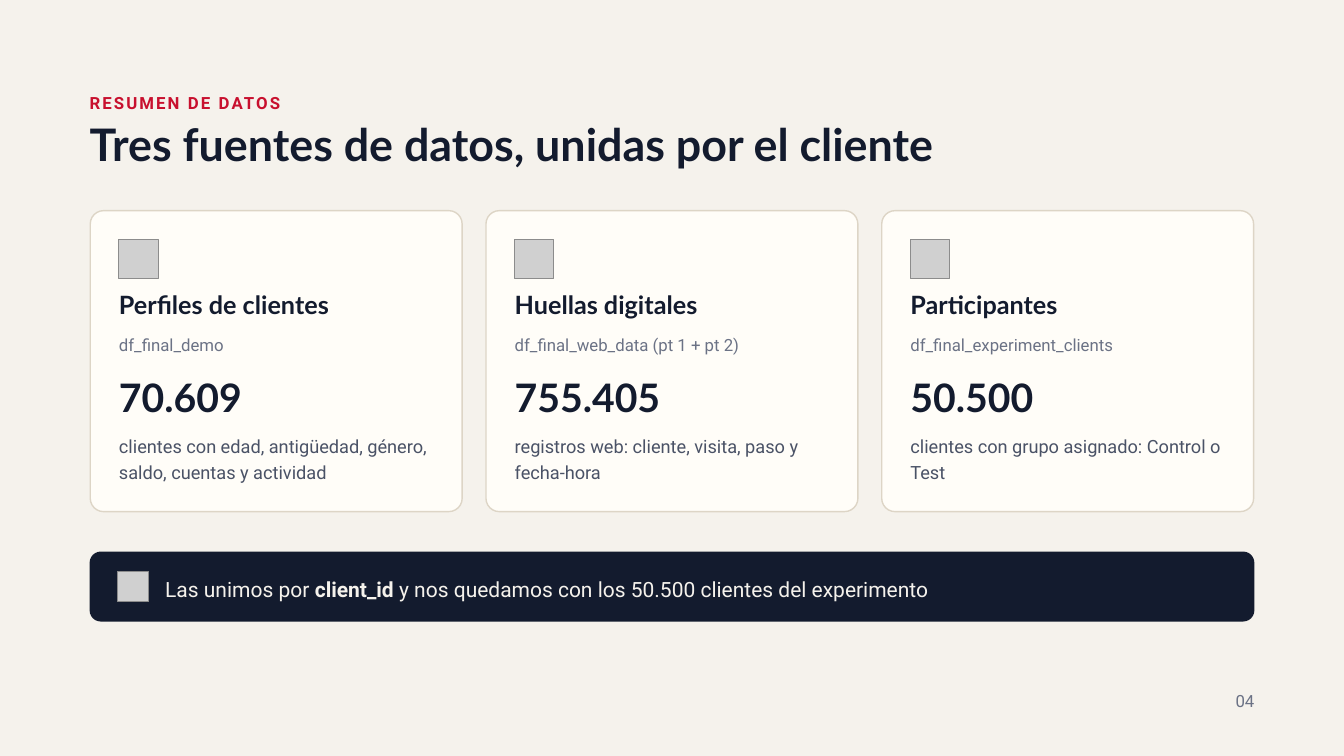
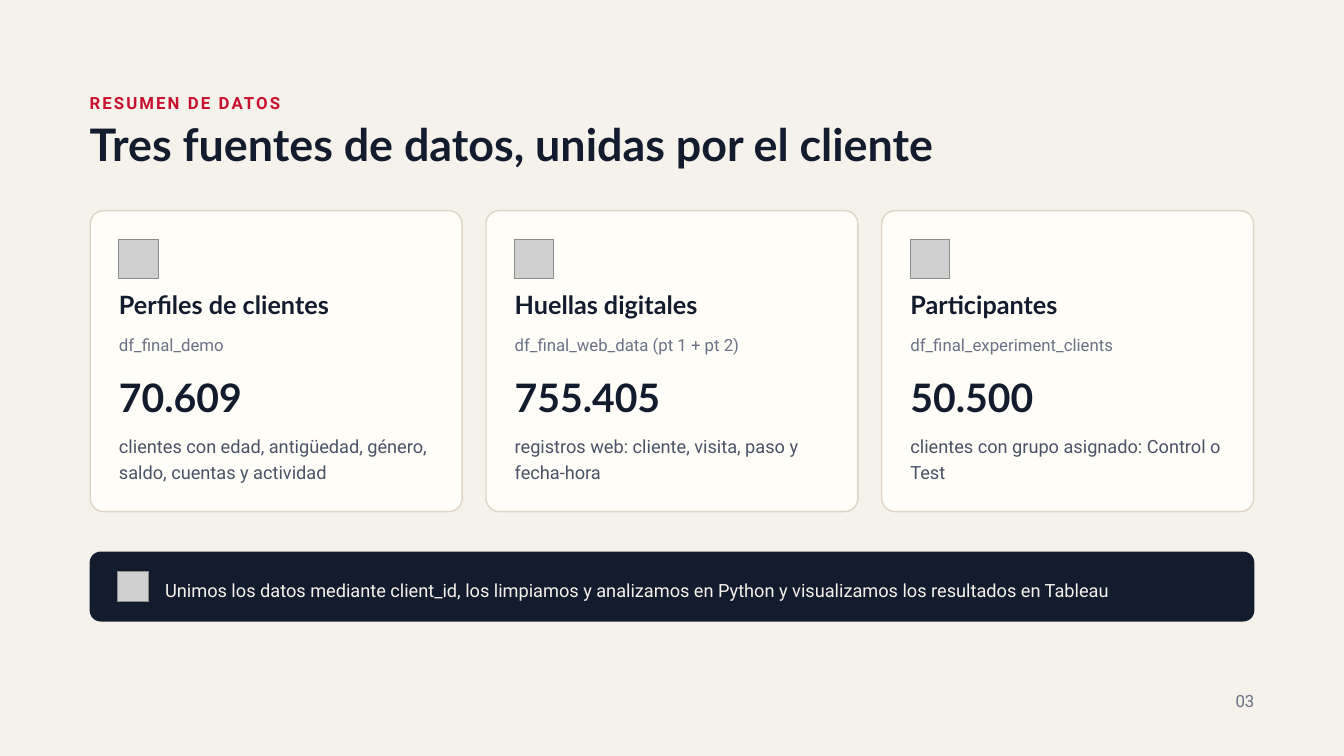
Before and after one commit to beafernandez22/Project_Vanguard_ab_Test, a slide deck: slide 3 of outputs/Vanguard_Presentación.pptx. Drawn at 1344x756 pixels with LibreOffice and Linux fonts; fonts in the diff are those of the drawing; grey boxes stand for pictures. Boxes give left, top, right and bottom in pixels: in the first picture for what was removed or moved away, otherwise in the second. Text is boxed around its words. In the diff, an @@ line names an element or a change of style, - is before the commit and + after.

```diff
--- a/outputs/Vanguard_Presentación.pptx
+++ b/outputs/Vanguard_Presentación.pptx
@@ text at (x1=165, y1=583, x2=1109, y2=601): text changed; size 15 to 13 pt @@
-Las unimos por client_id y nos quedamos con los 50.500 clientes del experimento
+Unimos los datos mediante client_id, los limpiamos y analizamos en Python y visualizamos los resultados en Tableau
@@ text at (x1=1236, y1=695, x2=1255, y2=707): text changed @@
-04
+03
```
Also in this commit, not shown: 3 other slides changed, 3 slides added, 12 slides removed, 2 other files.
